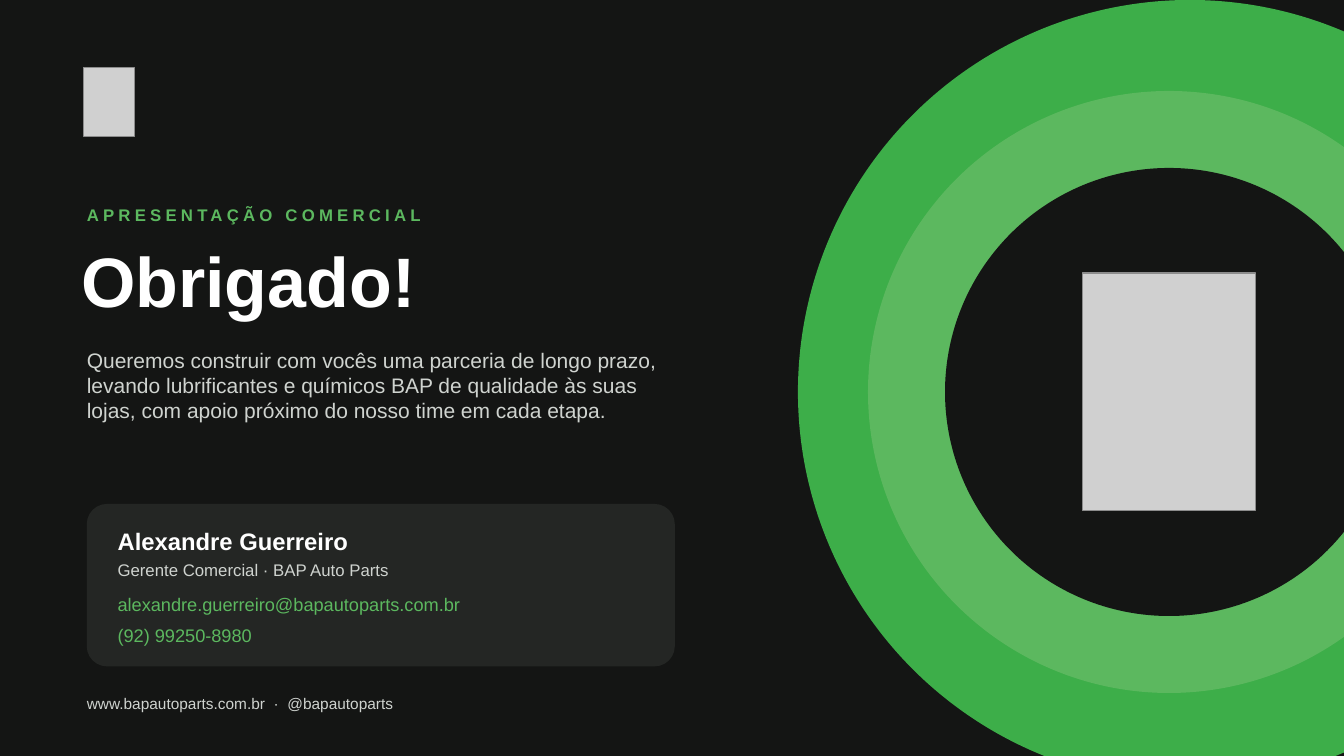
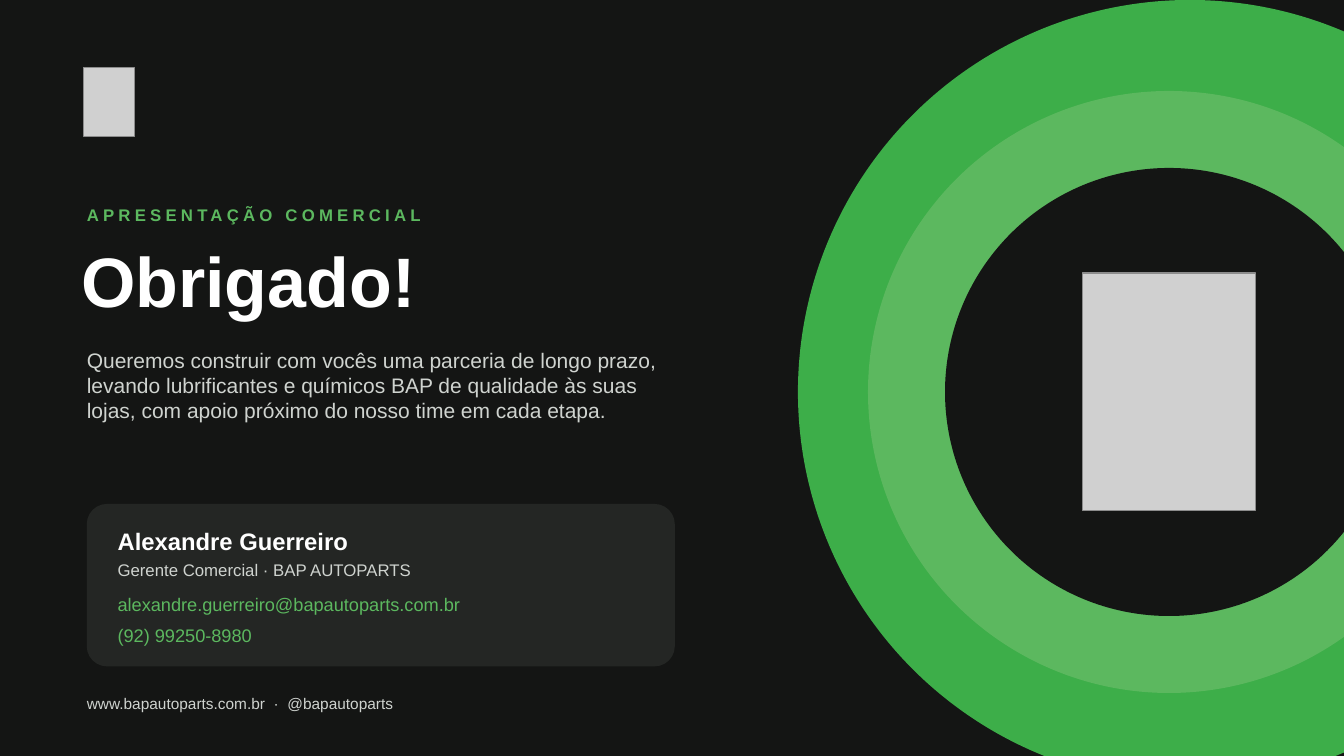
Before and after one commit to aloirr/bapajudacatalogo, a slide deck: slide 11 of catalogo_grafico/entregas/BAP_Lubrificantes_e_Quimicos_Apresentacao_Comercial.pptx. Drawn at 1344x756 pixels with LibreOffice and Linux fonts; fonts in the diff are those of the drawing; grey boxes stand for pictures. Boxes give left, top, right and bottom in pixels: in the first picture for what was removed or moved away, otherwise in the second. Text is boxed around its words. In the diff, an @@ line names an element or a change of style, - is before the commit and + after.

```diff
--- a/catalogo_grafico/entregas/BAP_Lubrificantes_e_Quimicos_Apresentacao_Comercial.pptx
+++ b/catalogo_grafico/entregas/BAP_Lubrificantes_e_Quimicos_Apresentacao_Comercial.pptx
@@ text at bbox=[118, 564, 411, 576]: text changed @@
-Gerente Comercial · BAP Auto Parts
+Gerente Comercial · BAP AUTOPARTS
```
Also in this commit, not shown: 9 other slides changed, 5 other files.
